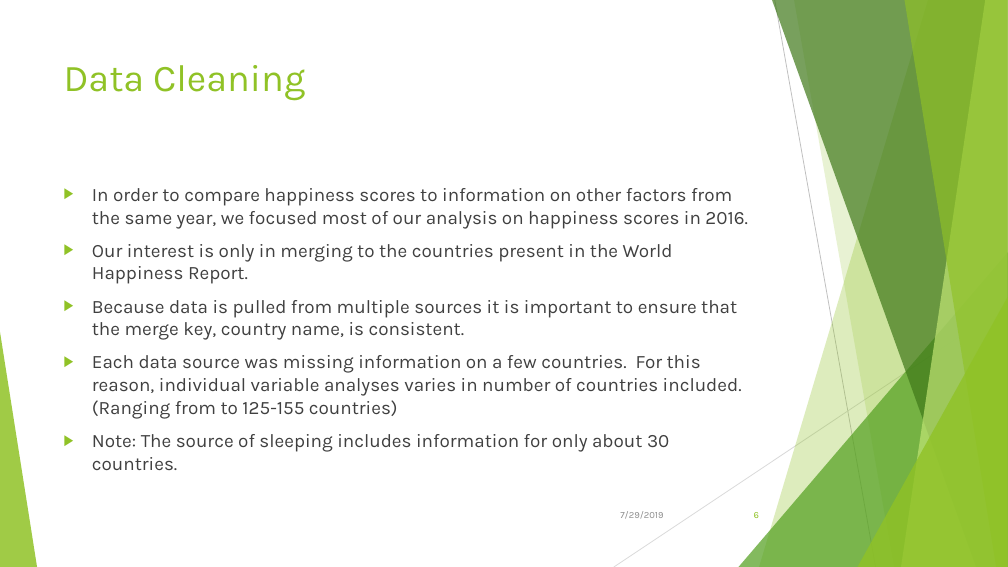
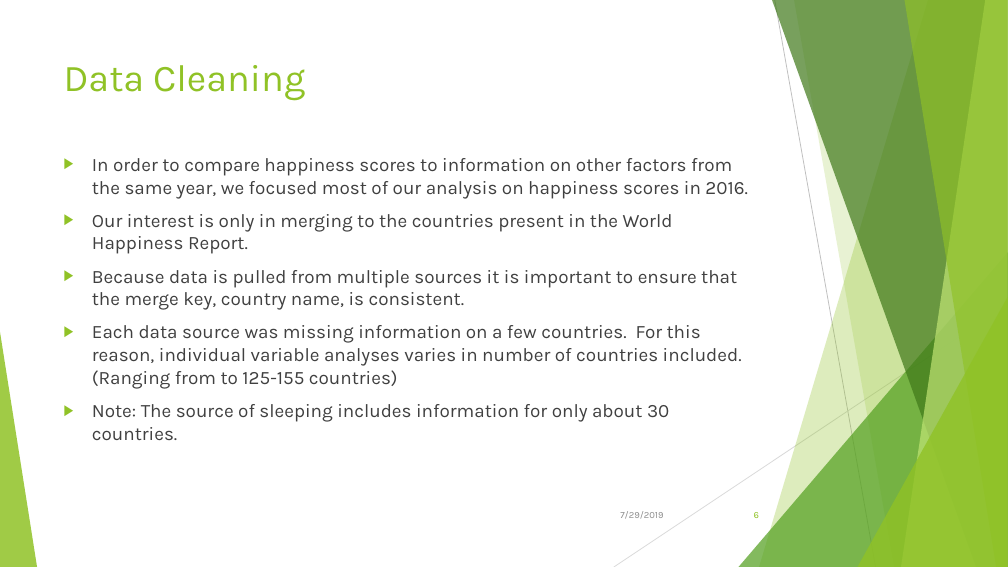
Before and after one commit to Kika000/Project-1, a slide deck: slide 6 of What Makes the World Happy.pptx. Drawn at 1008x567 pixels with LibreOffice and Linux fonts; fonts in the diff are those of the drawing. Boxes give left, top, right and bottom in pixels: in the first picture for what was removed or moved away, otherwise in the second. Text is boxed around its words. In the diff, an @@ line names an element or a change of style, - is before the commit and + after.

```diff
--- a/What Makes the World Happy.pptx
+++ b/What Makes the World Happy.pptx
@@ text "In order to compare happiness ...": place and size @@
-text "In order to compare happiness ..." at (92,188,748,470)
+text "In order to compare happiness ..." at (92,158,748,440)
```
Also in this commit, not shown: 4 other slides changed, 2 other files.
